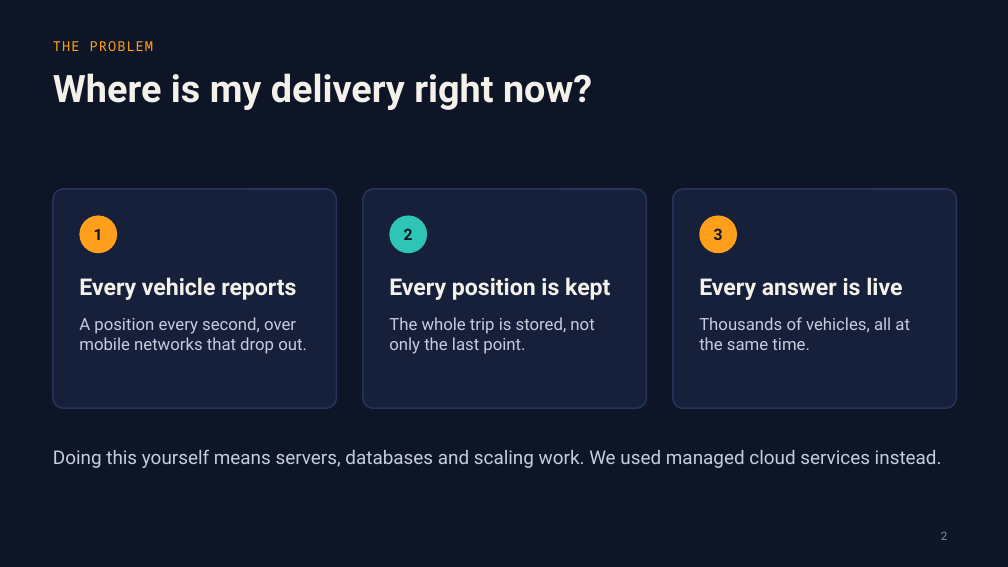
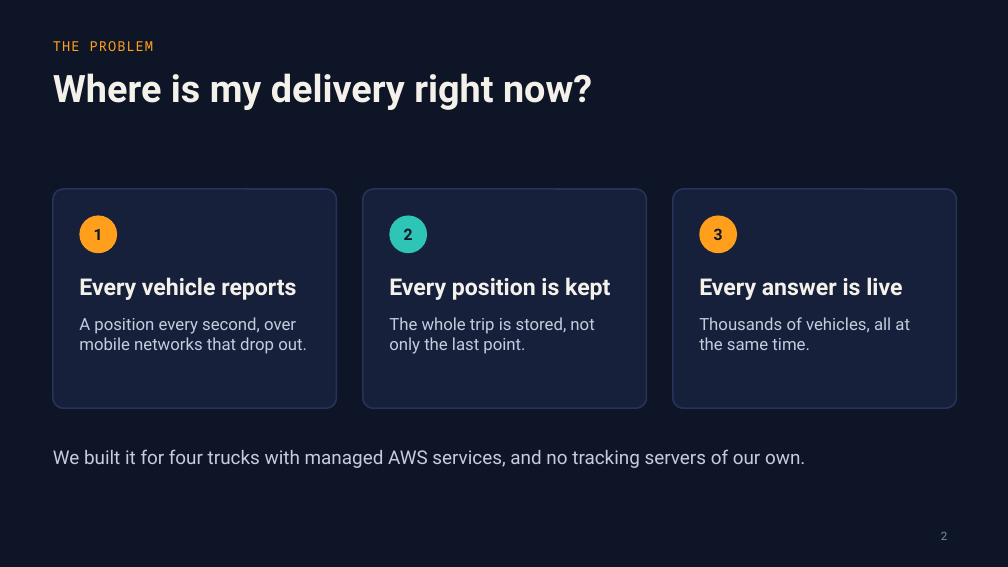
Before and after one commit to AhmadHassanSE/PDC_Project, a slide deck: slide 2 of Live Delivery Tracker - Fleet Presentation.pptx. Drawn at 1008x567 pixels with LibreOffice and Linux fonts; fonts in the diff are those of the drawing. Boxes give left, top, right and bottom in pixels: in the first picture for what was removed or moved away, otherwise in the second. Text is boxed around its words. In the diff, an @@ line names an element or a change of style, - is before the commit and + after.

```diff
--- a/Live Delivery Tracker - Fleet Presentation.pptx
+++ b/Live Delivery Tracker - Fleet Presentation.pptx
@@ text at (53, 449, 805, 468): text changed @@
-Doing this yourself means servers, databases and scaling work. We used managed cloud services instead.
+We built it for four trucks with managed AWS services, and no tracking servers of our own.
```
Also in this commit, not shown: 3 other slides changed, 5 slides removed, 1 other file.
